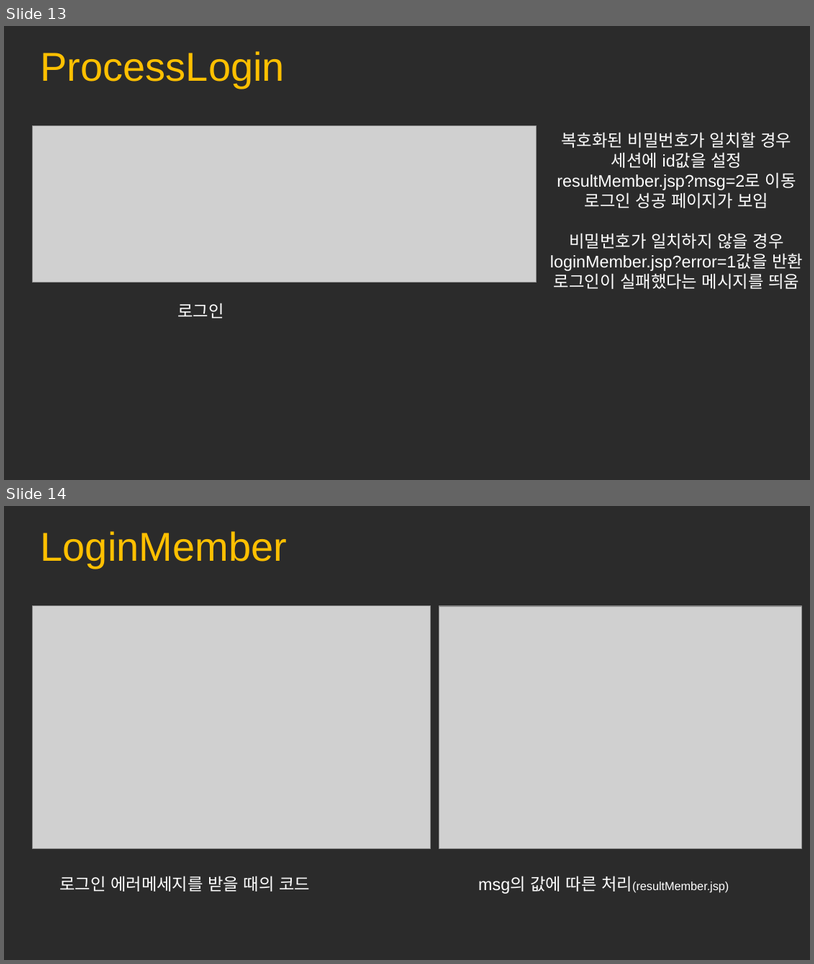
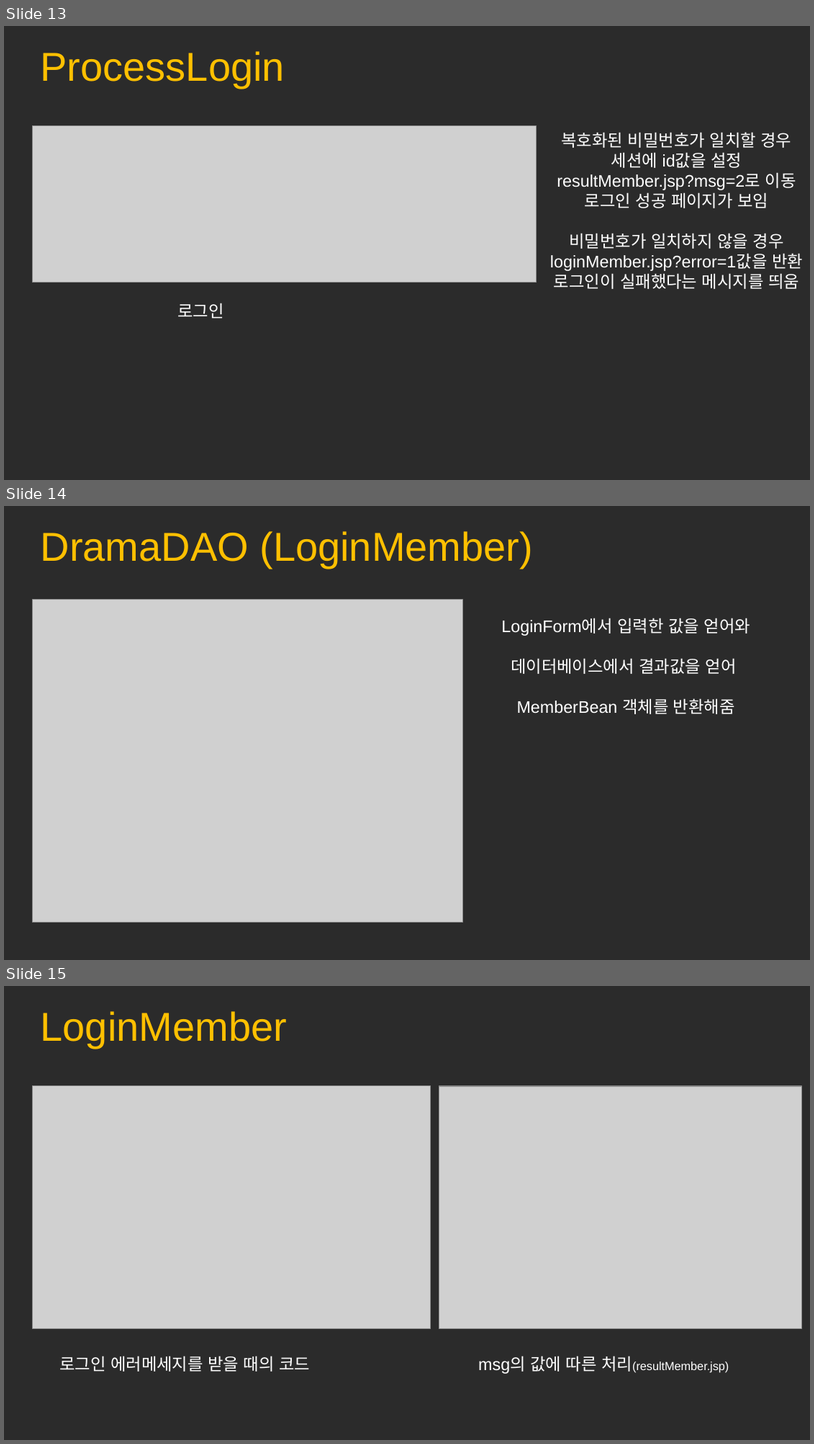
Before and after one commit to mina0502/portfolio, a slide deck: jsp/JSP.pptx. Shown one above the other, each under a label of ours: slides 13 and 14 before the commit, slides 13, 14 and 15 after it. The pictures are 814x964 and 814x1444 pixels, drawn with LibreOffice and Linux fonts; fonts in the diff are those of the drawing; grey boxes stand for pictures; background and template pictures are left out; a plain dark background stands for a picture behind light text. Boxes give left, top, right and bottom in pixels: in the first picture for what was removed or moved away, otherwise in the second. Text is boxed around its words. In the diff, an @@ line names an element or a change of style, - is before the commit and + after.

```diff
--- a/jsp/JSP.pptx
+++ b/jsp/JSP.pptx
@@ slide 14 added at [4,506,810,960], background picture (left out) @@
@@ text added at [41,531,533,568], 36 pt, text #FFC000 @@
+DramaDAO (LoginMember)
@@ picture added at [32,600,463,922] @@
@@ text added at [502,618,751,714], 15 pt, text #FFFFFF @@
+LoginForm에서 입력한 값을 얻어와
+데이터베이스에서 결과값을 얻어
+MemberBean 객체를 반환해줌
@@ what was slide 14 is now slide 15 @@
```
Also in this commit, not shown: 3 slides changed, 25 other slides added, 1 slide removed.
